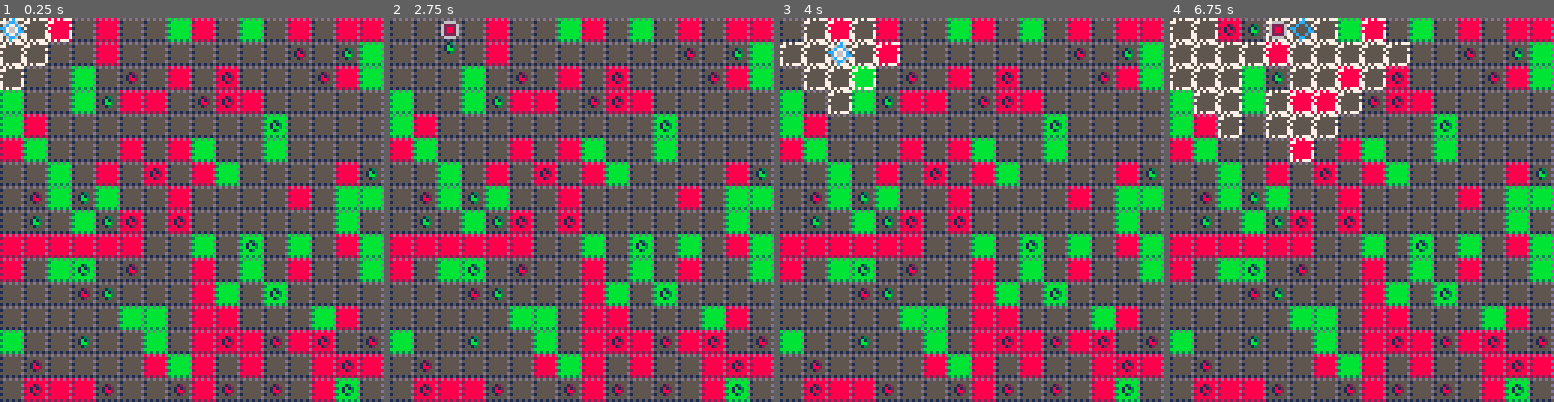
Above: before the commit, frames 1-4 (left to right).
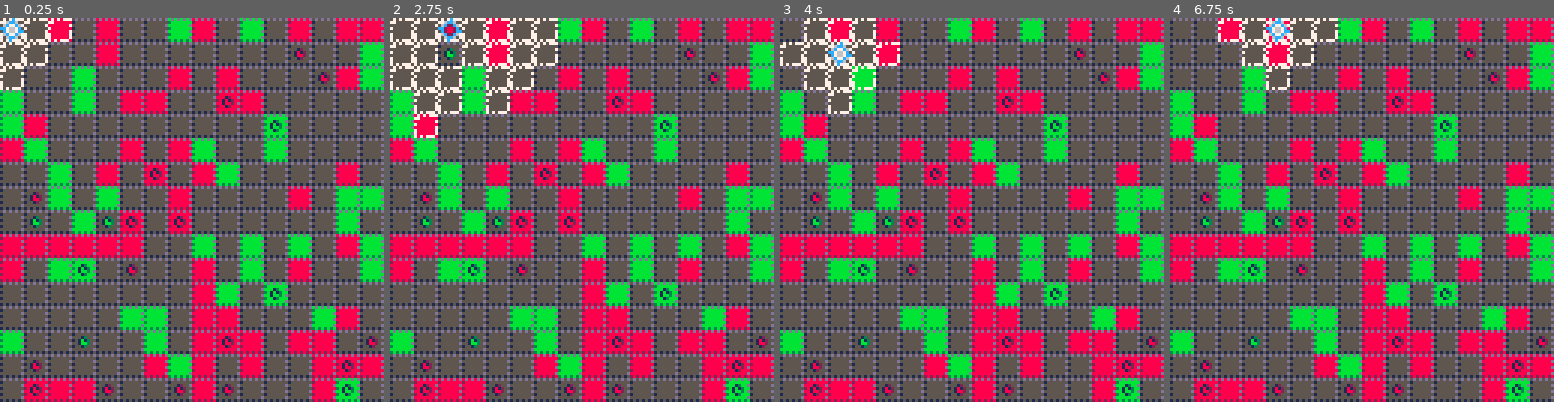
Above: after the commit, the same moments.

Repository: jcwilk/dv_prototype
Game: PICO-8 cartridge divproto.p8
The game is run twice, just before and just after one commit, with the same random seed, the same clock (stepped at 60 frames per second) and the same inputs.
Inputs:
- Up to frame 1 (0.25 s): no input
- Up to frame 2 (2.75 s): tap O (Z key) at 0.7, 1.7, 2.1, 2.5 s; hold Right 1.6-2.1 s; hold Up 2.15-2.42 s; hold Right from 2.47 s (still down)
- Up to frame 3 (4 s): tap O (Z key) at 2.9, 3.3, 3.7 s; release Right at 3.03 s; hold Left 3.08-3.58 s; hold Down 3.63-3.97 s
- Up to frame 4 (6.75 s): hold Right 4.02-4.68 s; tap O (Z key) every 0.4 s from 4.1 to 6.5 s; hold Up 4.73-5.03 s; hold Left 5.08-5.68 s; hold Down 5.73-6.03 s; hold Right 6.08-6.58 s; hold Right from 6.63 s (still down)

The runs differ from the first frame. In frame 1, 0.9% of the frame differs, in the area x 20-99%, y 7-99%; in frame 2, 3.7%; in frame 3, 0.9%; in frame 4, 4.9%, in the area x 0-99%, y 0-99%.

Commit message:
Make mobs not block mobs/player of same color
Also give move selection a major overhaul

Diff:
--- a/divproto.p8
+++ b/divproto.p8
@@ -47,12 +47,30 @@
 tiles.by_coord = {}
 tiles.update = function()
  local t
- local starti=flr(cam.y/8)*16+1
- local endi=flr((cam.y+128)/8+1)*16
- starti=mid(starti,1,#tiles.all)
- endi=mid(endi,1,#tiles.all)
+ local starti=min_visible_tile_y()*16+1
+ local endi=max_visible_tile_y()*16+16
+ endi=min(endi,#tiles.all)
  for i=starti,endi do
   tiles.all[i].update()
+ end
+end
+
+function min_visible_tile_y()
+ return max(flr(cam.y/8),0)
+end
+
+function max_visible_tile_y()
+ return min(flr((cam.y+127)/8),ceil(#tiles.all/16))
+end
+
+function opposite_color(col)
+ if col == cola1 then
+  return colb1
+ elseif col == colb1 then
+  return cola1
+ else
+  non_pri=col
+  non_primary_color()
  end
 end
 
@@ -72,9 +90,9 @@
 function _init()
  init_tiles()
  init_player()
+ init_mobs()
  highlight_moves()
  select_player_tile()
- init_mobs()
  cls()
 end
 
@@ -176,6 +194,9 @@
  //print(stat(1),0,6,6)
 end
 -->8
+player_max_path_col=5
+player_max_path=2
+
 function init_player()
  player = {
   x=0,
@@ -187,31 +208,38 @@
 end
 
 selected_move=nil
-selected_index=1
-function select_move(index)
+function select_move(move)
  if(selected_move) then
   tiles.by_coord[selected_move[1]][selected_move[2]].selected=false
  end
 
- while(index < 1) do
-  index += #highlighted_moves
- end
- while(index > #highlighted_moves) do
-  index -= #highlighted_moves
- end
-
- selected_index = index
- selected_move = highlighted_moves[index]
+ selected_move = move
  tiles.by_coord[selected_move[1]][selected_move[2]].selected=true
 end
 
 highlighted_moves={}
 function highlight_moves()
- local max_path=2
+ local max_path=player_max_path
  if player.col!=0 then
-  max_path=max(0,7-player.count)
- end
- highlighted_moves=get_path_moves(player,mobs.get_all_coords(),max_path)
+  max_path=max(0,player_max_path_col+1-player.count)
+ end
+
+ local obstacles
+ if player.col == 0 then
+  obstacles=mobs.get_all_coords()
+ else
+  obstacles=mobs.get_all_coords(opposite_color(player.col))
+ end
+ gobs=obstacles
+ unfiltered=get_path_moves(player,obstacles,max_path)
+ highlighted_moves={}
+
+ foreach(unfiltered,function(move)
+  if not mobs.by_coord[move[1]][move[2]] then
+   add(highlighted_moves,move)
+  end
+ end)
+
  foreach(highlighted_moves,function(move)
   local tile = tiles.by_coord[move[1]][move[2]]
   tile.highlighted = true
@@ -236,9 +264,6 @@
 
 function is_color_compat(x,y,entity)
  local tile = tiles.by_coord[x][y]
- globalx=x
- globaly=y
- globalentity=entity
  return(tile.col == 0 or entity.col == 0 or tile.col == entity.col)
 end
 
@@ -254,51 +279,106 @@
  return moves
 end
 
+function same_but_less(dim,move,is_less)
+ local best,curr
+ local other=3-dim //if 2 then 1 etc
+ local val=move[dim]
+ local other_val=move[other]
+
+ for i=1,#highlighted_moves do
+  curr=highlighted_moves[i]
+		if curr[other]==other_val then
+   if is_less then
+    if curr[dim]<val and ((not best) or best[dim]<curr[dim]) then
+     best=curr
+    end
+   else
+    if curr[dim]>val and ((not best) or best[dim]>curr[dim]) then
+     best=curr
+    end
+   end
+  end
+ end
+
+ return best
+end
+
+function any_but_less(dim,move,is_less)
+ local best,curr
+ local other=3-dim //if 2 then 1 etc
+ local val=move[dim]
+ local other_val=move[other]
+
+ for i=1,#highlighted_moves do
+  curr=highlighted_moves[i]
+
+  if is_less then
+   if curr[dim]<val and ((not best) or (best[dim]<curr[dim] or (best[dim]==curr[dim] and abs(best[other]-other_val)>abs(curr[other]-other_val)))) then
+    best=curr
+   end
+  else
+   if curr[dim]>val and ((not best) or (best[dim]>curr[dim] or (best[dim]==curr[dim] and abs(best[other]-other_val)>abs(curr[other]-other_val)))) then
+    best=curr
+   end
+  end
+ end
+
+ return best
+end
+
 function find_left_move()
- if selected_index!=1 then
-  if highlighted_moves[selected_index-1][2] == selected_move[2] then
-   return selected_index-1
-  end
- end
- return selected_index
+ local best=same_but_less(1,selected_move,true)
+ if not best then
+  best=any_but_less(1,selected_move,true)
+ end
+ if best then
+  return best
+ else
+  return selected_move
+ end
 end
 
 function find_right_move()
- if selected_index!=#highlighted_moves then
-  if highlighted_moves[selected_index+1][2] == selected_move[2] then
-   return selected_index+1
-  end
- end
- return selected_index
+ local best=same_but_less(1,selected_move,false)
+ if not best then
+  best=any_but_less(1,selected_move,false)
+ end
+ if best then
+  return best
+ else
+  return selected_move
+ end
 end
 
 function find_lower_move()
- local found=nil
- for i=selected_index,#highlighted_moves do
-  local move = highlighted_moves[i]
-  if move[2] > selected_move[2] and move[1] == selected_move[1] then
-   return i
-  end
- end
- return selected_index
+ local best=same_but_less(2,selected_move,false)
+ if not best then
+  best=any_but_less(2,selected_move,false)
+ end
+ if best then
+  return best
+ else
+  return selected_move
+ end
 end
 
 function find_higher_move()
- local found=nil
- for i=selected_index,1,-1 do
-  local move = highlighted_moves[i]
-  if move[2] < selected_move[2] and move[1] == selected_move[1] then
-   return i
-  end
- end
- return selected_index
+ local best=same_but_less(2,selected_move,true)
+ if not best then
+  best=any_but_less(2,selected_move,true)
+ end
+ if best then
+  return best
+ else
+  return selected_move
+ end
 end
 
 function select_player_tile()
  for i=1,#highlighted_moves do
   local move=highlighted_moves[i]
   if move[1] == player.x and move[2] == player.y then
-   select_move(i)
+   select_move(move)
    return
   end
  end
@@ -576,15 +656,21 @@
 
 -->8
 mob_spd=8
-mob_max_path=3
+mob_max_path=4
 mobs = {
  all={},
  by_coord={},
- get_all_coords=function()
+ get_all_coords=function(col)
   local coords={}
-  foreach(mobs.all,function(mob)
-   add(coords,{mob.x,mob.y})
-  end)
+  local miny=min_visible_tile_y()
+  local maxy=max_visible_tile_y()
+  local mob
+  for i=1,#mobs.all do
+   mob=mobs.all[i]
+   if (not col or mob.col == col) and mob.y >= miny and mob.y <= maxy then
+    add(coords,{mob.x,mob.y})
+   end
+  end
   return coords
  end,
  move=function()
@@ -594,7 +680,9 @@
   //mobs.by_coord={}
   local checking={}
   local moving={}
-  foreach(mobs.all,function(mob)
+  local mob
+  foreach(mobs.get_all_coords(),function(coord)
+   mob=mobs.by_coord[coord[1]][coord[2]]
    add(checking,mob)
    add(moving,mob)
   end)
@@ -655,7 +743,15 @@
     return
    end
 
-   local moves=get_path_moves(mob,{{player.x,player.y},selected_move},mob_max_path)
+   if not mob.col then
+    blah()
+   end
+
+   local obstacles=mobs.get_all_coords(opposite_color(mob.col))
+   add(obstacles,{player.x,player.y})
+   add(obstacles,selected_move)
+
+   local moves=get_path_moves(mob,obstacles,mob_max_path)
    local filtered={}
    foreach(moves,function(move)
     if not mobs.by_coord[move[1]][move[2]] then
@@ -737,7 +833,7 @@
   mobs.by_coord[tile.x][tile.y]=false
  end)
 
- for i=1,300 do
+ for i=1,200 do
   local spawned=false
   local tile, mob, col
   while not spawned do
Not shown, changed: index.js
